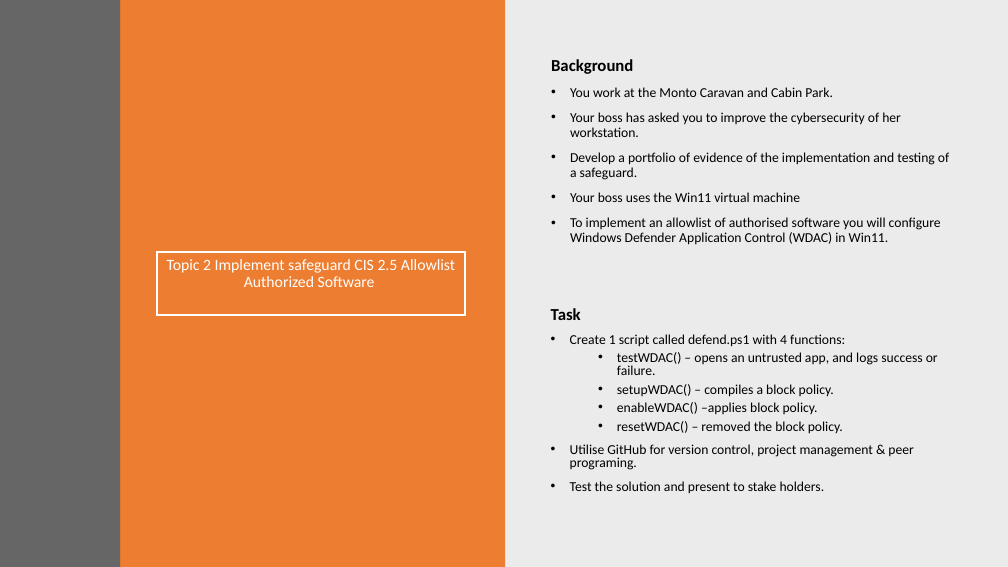
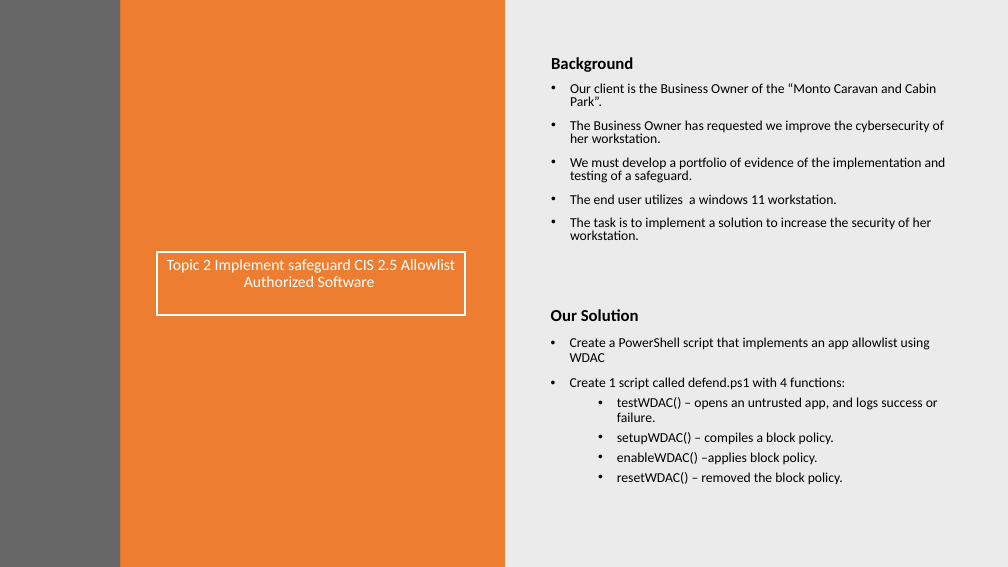
Before and after one commit to MGallehawk/Portfolio, a slide deck: slide 2 of Coit11241 Cyber Security Technologies/peer programing/peer programing presentation.pptx. Drawn at 1008x567 pixels with LibreOffice and Linux fonts; fonts in the diff are those of the drawing. Boxes give left, top, right and bottom in pixels: in the first picture for what was removed or moved away, otherwise in the second. Text is boxed around its words. In the diff, an @@ line names an element or a change of style, - is before the commit and + after.

Commit message:
com

```diff
--- a/Coit11241 Cyber Security Technologies/peer programing/peer programing presentation.pptx
+++ b/Coit11241 Cyber Security Technologies/peer programing/peer programing presentation.pptx
@@ text at <box>551,57,633,72</box>: line spacing 0.9 to 0.8 @@
@@ text at <box>570,83,946,240</box>: text changed @@
-• You work at the Monto Caravan and Cabin Park.
-• Your boss has asked you to improve the cybersecurity of her workstation.
-• Develop a portfolio of evidence of the implementation and testing of a safeguard.
-• Your boss uses the Win11 virtual machine
-• To implement an allowlist of authorised software you will configure Windows Defender Application Control (WDAC) in Win11.
+• Our client is the Business Owner of the “Monto Caravan and Cabin Park”.
+• The Business Owner has requested we improve the cybersecurity of her workstation.
+• We must develop a portfolio of evidence of the implementation and testing of a safeguard.
+• The end user utilizes a windows 11 workstation.
+• The task is to implement a solution to increase the security of her workstation.
@@ text at <box>551,309,930,362</box>: text changed; size 16 to 13 pt; bold off @@
-Task
+Our Solution
+• Create a PowerShell script that implements an app allowlist using WDAC
@@ text at <box>570,377,938,485</box>: line spacing 0.8 to 0.9 @@
@@ text at <box>570,444,913,494</box>: paragraphs removed @@
-• Utilise GitHub for version control, project management & peer programing.
-• Test the solution and present to stake holders.
```
Also in this commit, not shown: 1 other slide changed, 6 slides removed.
